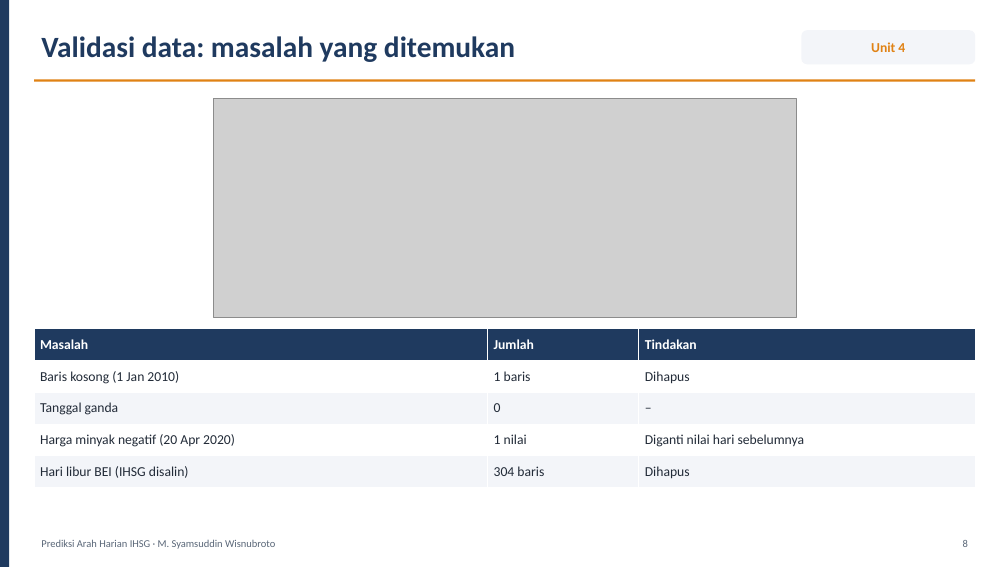
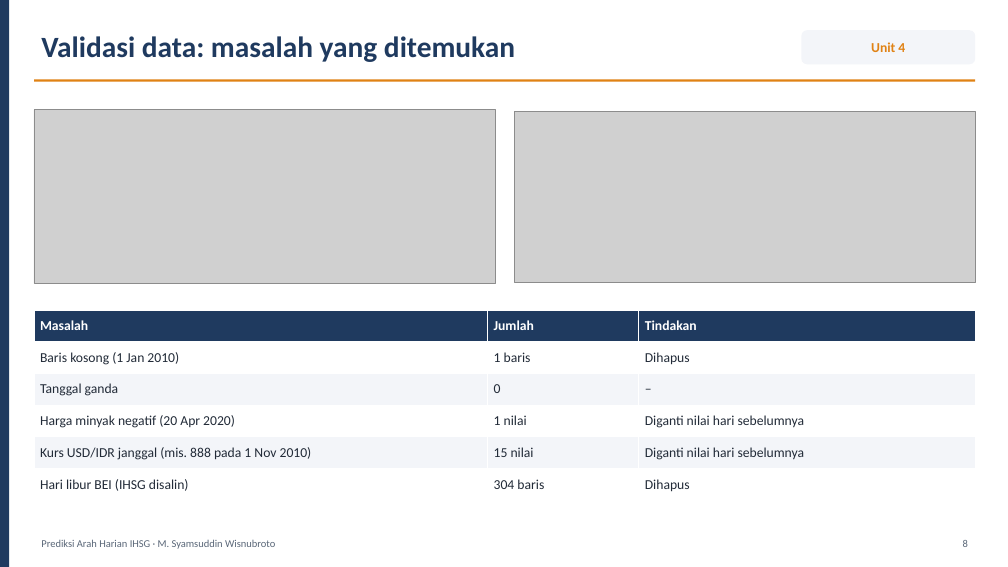
Before and after one commit to syamsuddinexcellent/portfolio-ilmuwan-data, a slide deck: slide 8 of presentation/Presentasi_Ilmuwan_Data_Syamsuddin_Wisnubroto.pptx. Drawn at 1008x567 pixels with LibreOffice and Linux fonts; fonts in the diff are those of the drawing; grey boxes stand for pictures. Boxes give left, top, right and bottom in pixels: in the first picture for what was removed or moved away, otherwise in the second. Text is boxed around its words. In the diff, an @@ line names an element or a change of style, - is before the commit and + after.

```diff
--- a/presentation/Presentasi_Ilmuwan_Data_Syamsuddin_Wisnubroto.pptx
+++ b/presentation/Presentasi_Ilmuwan_Data_Syamsuddin_Wisnubroto.pptx
@@ picture: place and size @@
-picture at (213,98,796,318)
+picture at (34,110,495,284)
@@ picture added at (514,111,975,282) @@
@@ table at (34,310,975,501) @@
+row 5: Kurs USD/IDR janggal (mis. 888 pada 1 Nov 2010) | 15 nilai | Diganti nilai hari sebelumnya
@@ table: place and size @@
-table at (34,329,975,488)
+table at (34,310,975,501)
```
Also in this commit, not shown: 9 other slides changed, 32 other files.
